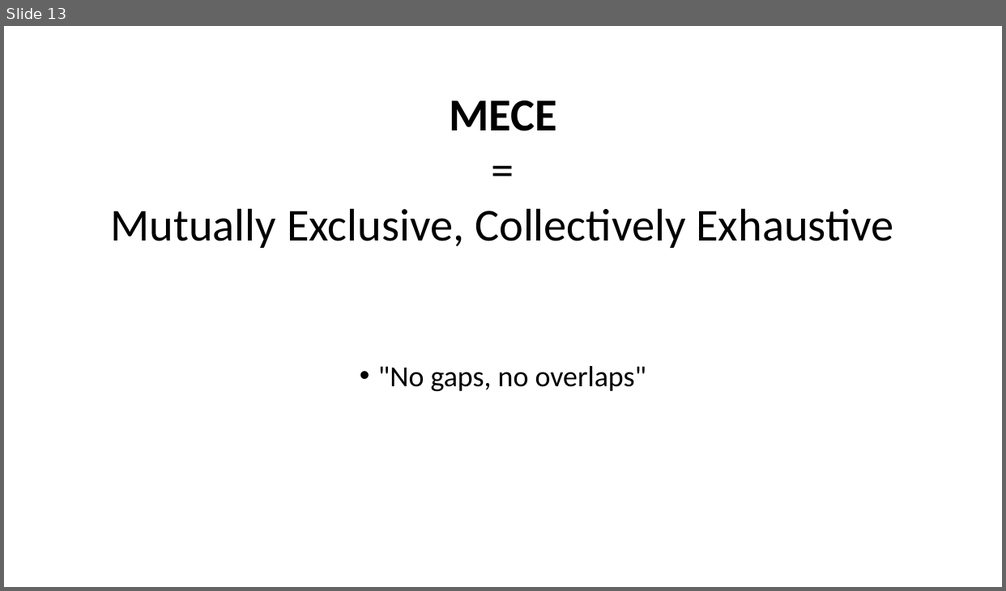
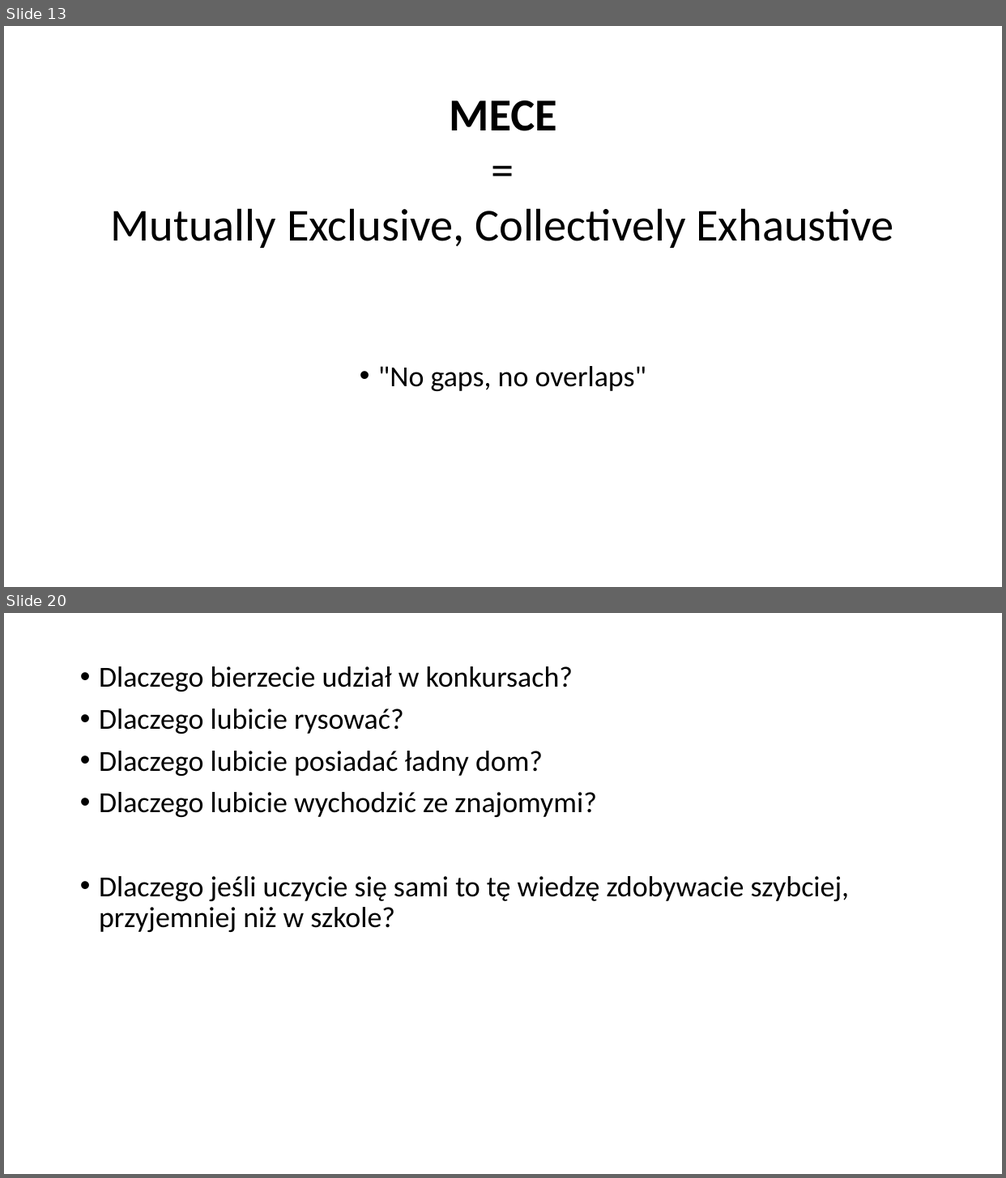
Before and after one commit to Jblew/mece-motivation-workshops, a slide deck: prezentacja-v1.pptx. Shown one above the other, each under a label of ours: slide 13 before the commit, slides 13 and 20 after it; the slides between them are not shown. The pictures are 1006x591 and 1006x1178 pixels, drawn with LibreOffice and Linux fonts; fonts in the diff are those of the drawing. Boxes give left, top, right and bottom in pixels: in the first picture for what was removed or moved away, otherwise in the second. Text is boxed around its words. In the diff, an @@ line names an element or a change of style, - is before the commit and + after.

```diff
--- a/prezentacja-v1.pptx
+++ b/prezentacja-v1.pptx
@@ slide 20 added at [4, 613, 1002, 1174], background #FFFFFF @@
@@ text added at [99, 666, 850, 932], 28 pt, text #000000 @@
+• Dlaczego bierzecie udział w konkursach?
+• Dlaczego lubicie rysować?
+• Dlaczego lubicie posiadać ładny dom?
+• Dlaczego lubicie wychodzić ze znajomymi?
+• Dlaczego jeśli uczycie się sami to tę wiedzę zdobywacie szybciej, przyjemniej niż w szkole?
```
Also in this commit, not shown: 1 slide changed, 32 other slides added, 3 other files.
